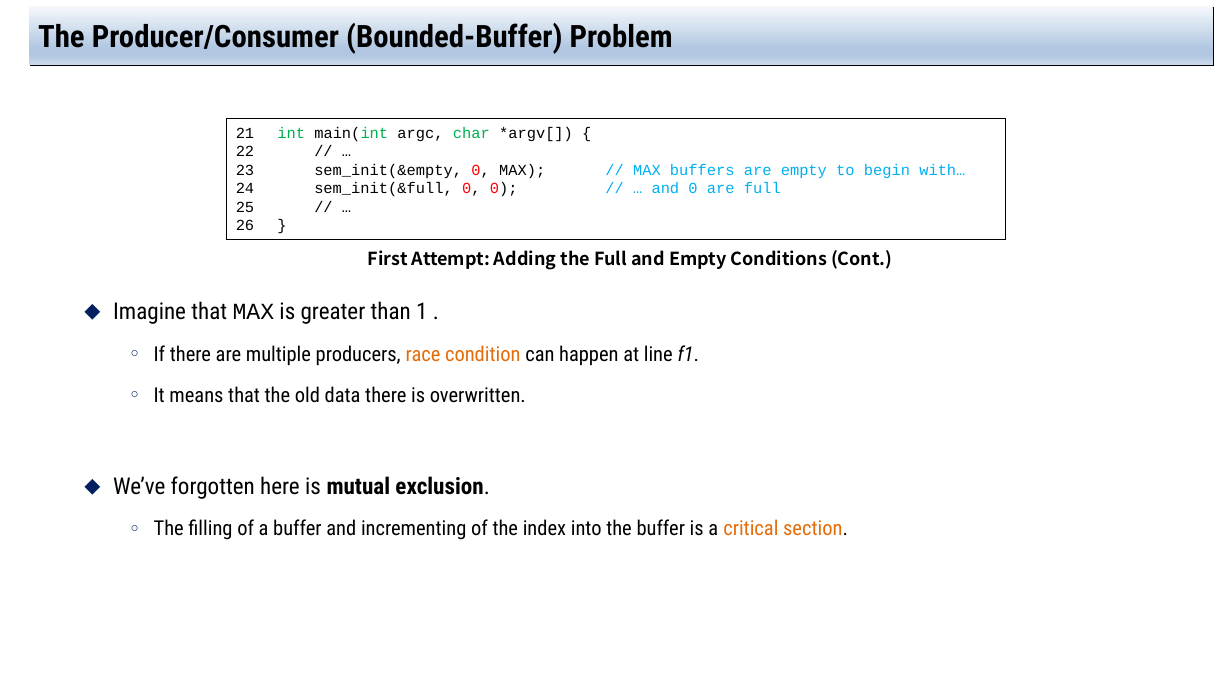
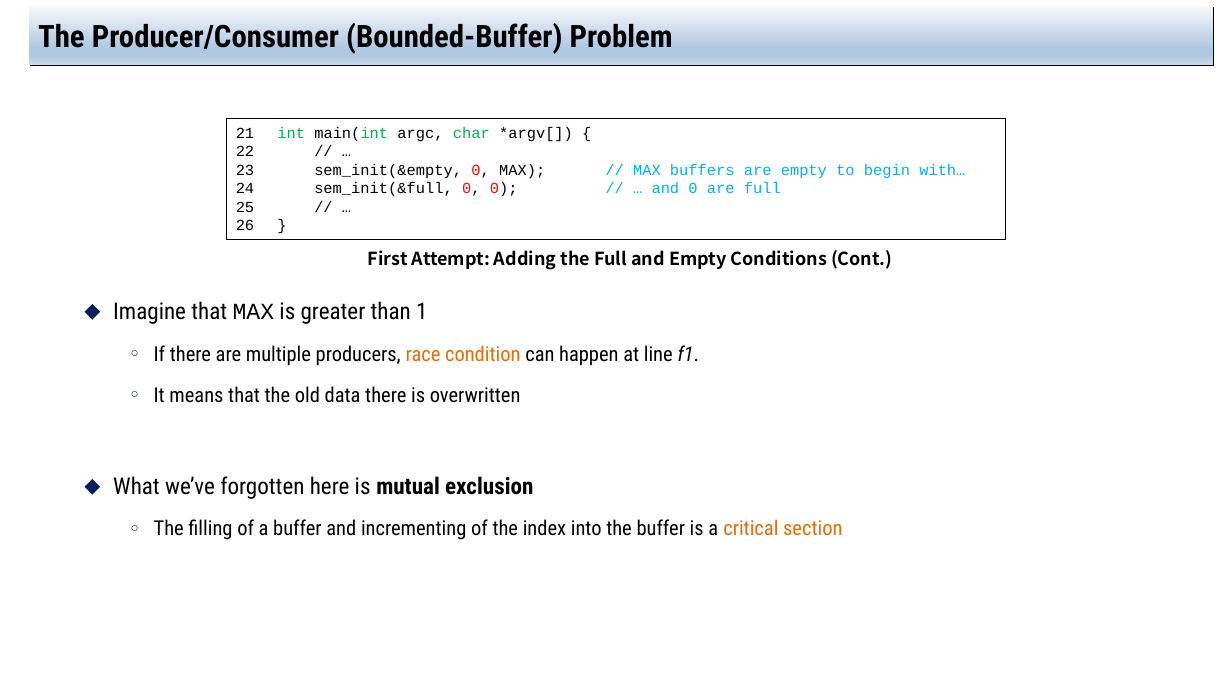
Before and after one commit to jachermocilla/extra-course-materials, a slide deck: slide 16 of cmsc125/ostep/slides/02.Concurrency/31.Semaphore.pptx. Drawn at 1232x693 pixels with LibreOffice and Linux fonts; fonts in the diff are those of the drawing. Boxes give left, top, right and bottom in pixels: in the first picture for what was removed or moved away, otherwise in the second. Text is boxed around its words. In the diff, an @@ line names an element or a change of style, - is before the commit and + after.

```diff
--- a/cmsc125/ostep/slides/02.Concurrency/31.Semaphore.pptx
+++ b/cmsc125/ostep/slides/02.Concurrency/31.Semaphore.pptx
@@ text at <box>113,386,842,540</box>: text changed @@
-    ○ It means that the old data there is overwritten.
-  ⬥ We’ve forgotten here is mutual exclusion.
-    ○ The filling of a buffer and incrementing of the index into the buffer is a critical section.
+    ○ It means that the old data there is overwritten
+  ⬥ What we’ve forgotten here is mutual exclusion
+    ○ The filling of a buffer and incrementing of the index into the buffer is a critical section
```
Also in this commit, not shown: 17 other slides changed, 1 other file.
